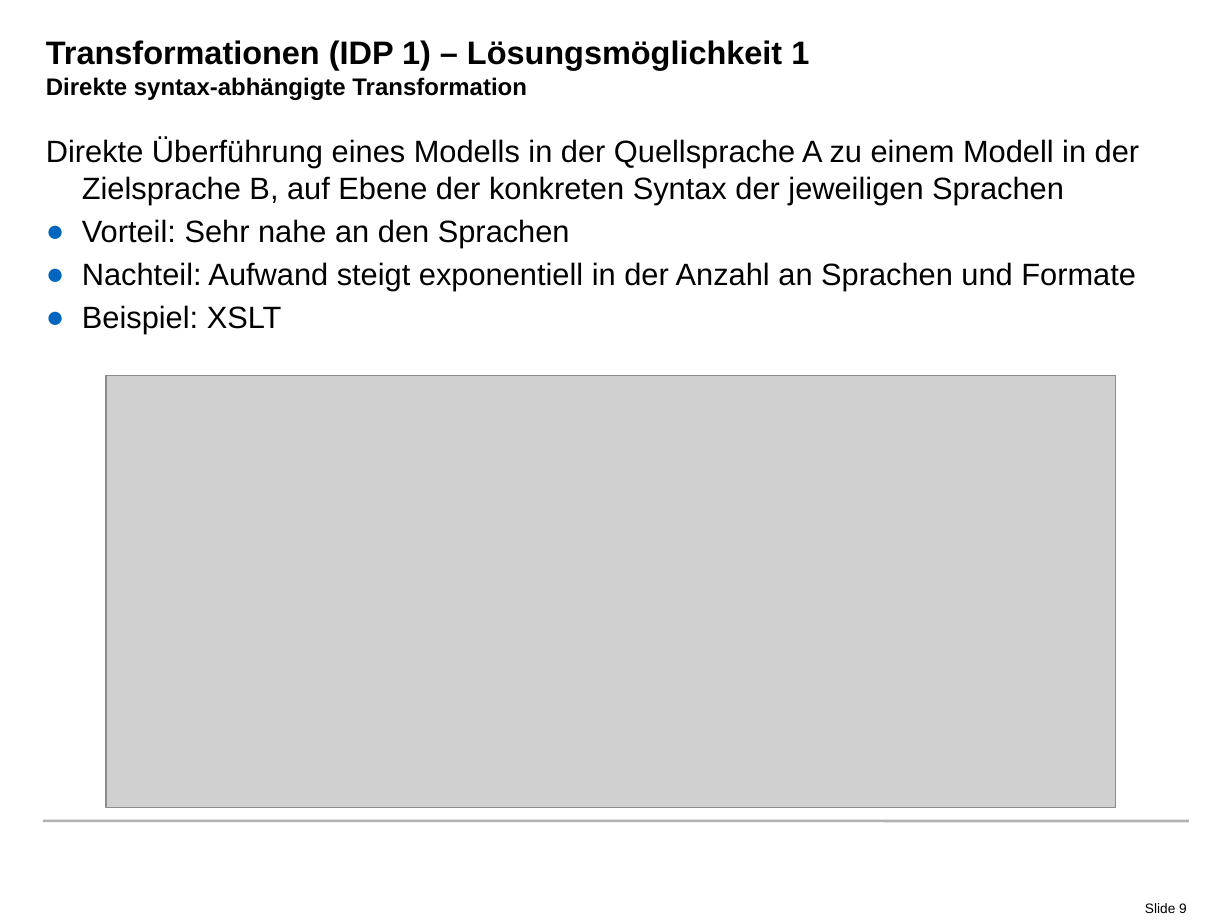
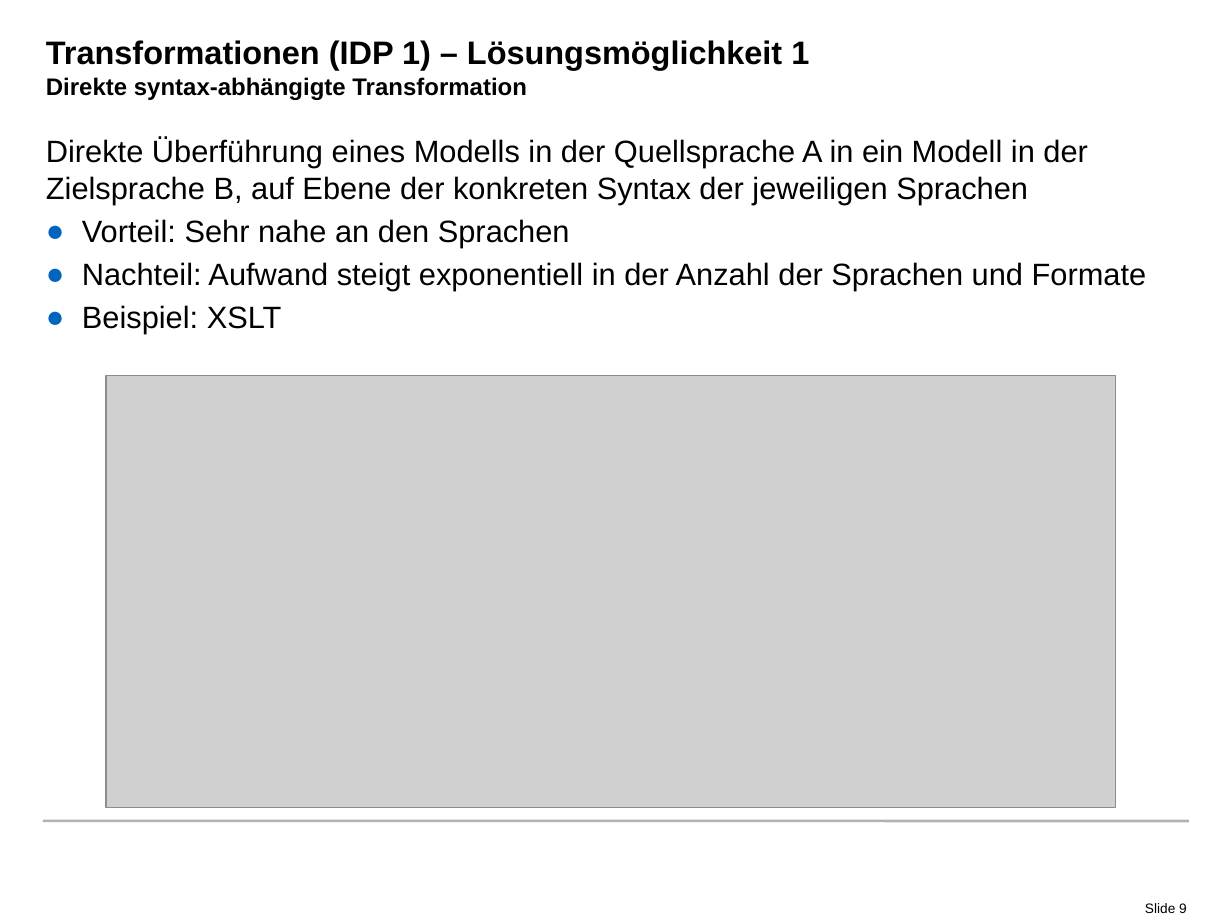
Before and after one commit to radke-tum/idp, a slide deck: slide 9 of pssif/doc/PSSIF.pptx. Drawn at 1232x924 pixels with LibreOffice and Linux fonts; fonts in the diff are those of the drawing; grey boxes stand for pictures; background and template pictures are left out. Boxes give left, top, right and bottom in pixels: in the first picture for what was removed or moved away, otherwise in the second. Text is boxed around its words. In the diff, an @@ line names an element or a change of style, - is before the commit and + after.

```diff
--- a/pssif/doc/PSSIF.pptx
+++ b/pssif/doc/PSSIF.pptx
@@ text at <box>46,138,1088,205</box>: text changed @@
-Direkte Überführung eines Modells in der Quellsprache A zu einem Modell in der Zielsprache B, auf Ebene der konkreten Syntax der jeweiligen Sprachen
+Direkte Überführung eines Modells in der Quellsprache A in ein Modell in der Zielsprache B, auf Ebene der konkreten Syntax der jeweiligen Sprachen
@@ text at <box>82,262,1147,291</box>: text changed @@
-● Nachteil: Aufwand steigt exponentiell in der Anzahl an Sprachen und Formate
+● Nachteil: Aufwand steigt exponentiell in der Anzahl der Sprachen und Formate
```
Also in this commit, not shown: 12 other slides changed, 3 slides added, 2 slides removed.
